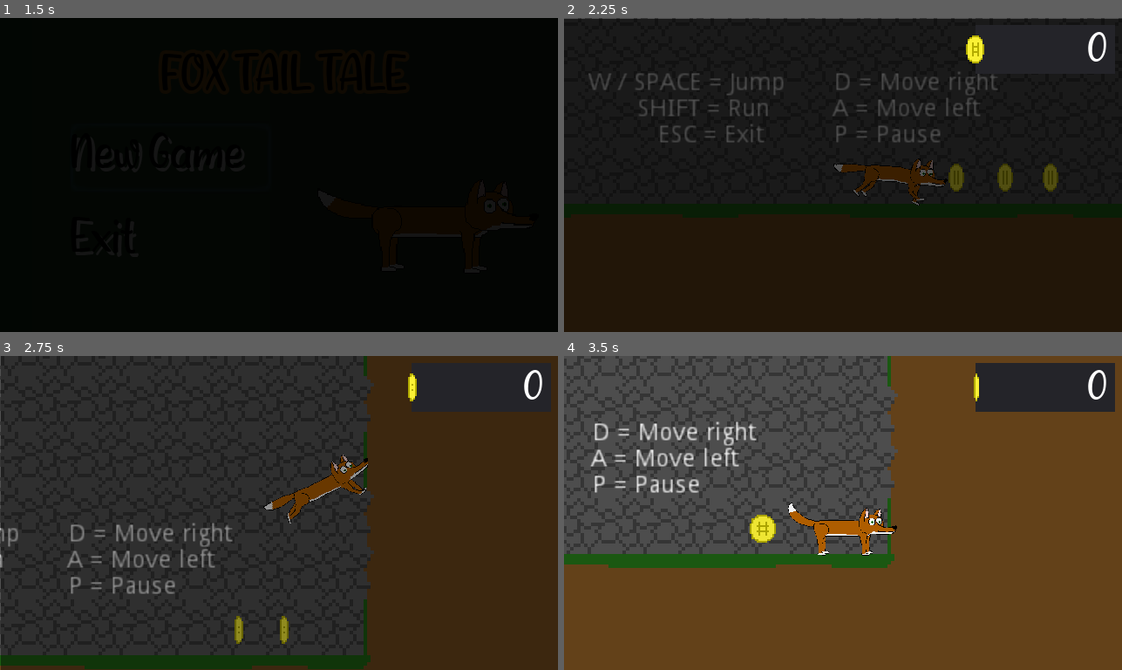
Above: before the commit, frames 1-4 (two rows, left to right).
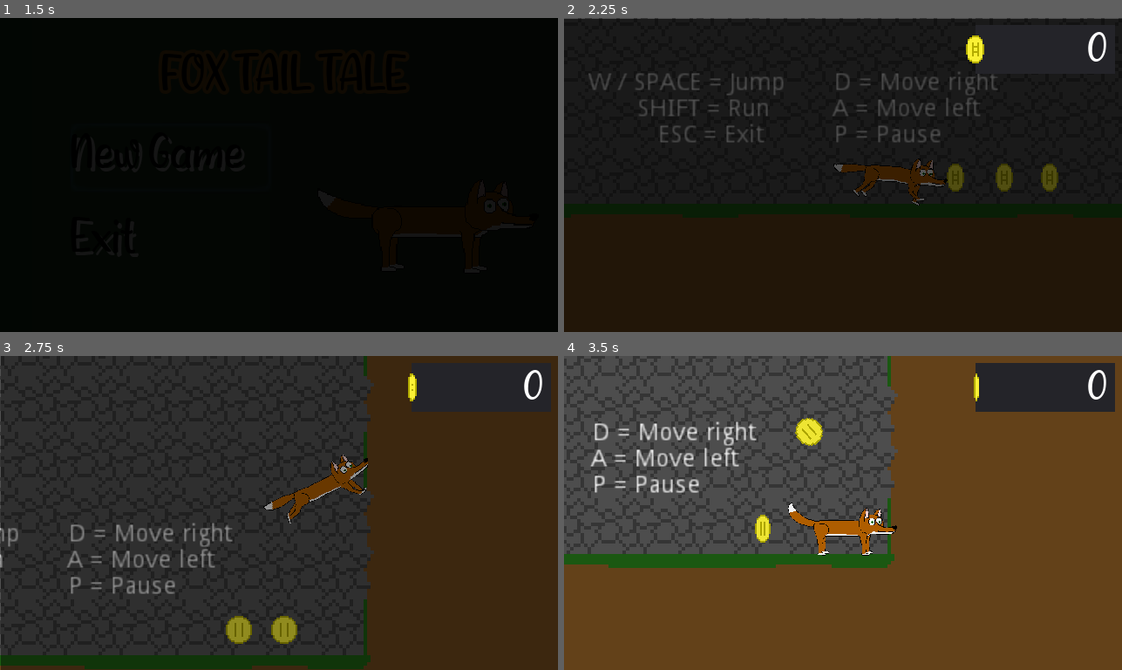
Above: after the commit, the same moments.

Repository: Apop85/Games
Game: Godot game, scene res://scenes/game.tscn
Two runs of this game, one before a commit and one after it. Both use one fixed random seed, a clock stepped at 60 frames per second and the inputs below.
Inputs:
- Up to frame 1 (1.5 s): click "New Game" at 0.5 s; click "New Game" at 1.25 s
- Up to frame 2 (2.25 s): hold Right (right) from 2.03 s (still down); hold Shift (run) from 2.03 s (still down)
- Up to frame 3 (2.75 s): keep holding Right (right); keep holding Shift (run); tap Space (jump) at 2.27 s
- Up to frame 4 (3.5 s): release Right (right) at 2.78 s; release Shift (run) at 2.78 s; hold S (down) from 2.78 s (still down); tap Shift (run) at 2.85 s; tap Space (jump) at 3.02 s

Frame 1 is identical in both runs. In frame 2, less than 0.1% of the frame differs, in the area x 68-87%, y 46-56%; in frame 3, 0.5%; in frame 4, 0.6%, in the area x 33-47%, y 19-60%.
Error before the commit: Invalid set index 'emitting' (on base: 'null instance') with value of type 'bool'. (res://scripts/Collect.gd:21)
Error after the commit: Invalid get index 'score' (on base: 'Node (globalVariables.gd)'). (res://scripts/Collect.gd:56)

Commit message:
Update FTT

Diff:
--- a/GoDot/FoxTailTale/scenes/Objects/Coin.tscn
+++ b/GoDot/FoxTailTale/scenes/Objects/Coin.tscn
@@ -21,6 +21,30 @@
 "speed": 5.0
 } ]
 
+[sub_resource type="ParticlesMaterial" id=3]
+flag_disable_z = true
+gravity = Vector3( 0, -95, 0 )
+angular_velocity = 180.0
+angular_velocity_random = 1.0
+orbit_velocity = 0.0
+orbit_velocity_random = 0.0
+
+[sub_resource type="AnimatedTexture" id=4]
+frames = 7
+frame_0/texture = ExtResource( 5 )
+frame_1/texture = ExtResource( 2 )
+frame_1/delay_sec = 0.0
+frame_2/texture = ExtResource( 4 )
+frame_2/delay_sec = 0.0
+frame_3/texture = ExtResource( 3 )
+frame_3/delay_sec = 0.0
+frame_4/texture = ExtResource( 1 )
+frame_4/delay_sec = 0.0
+frame_5/texture = ExtResource( 6 )
+frame_5/delay_sec = 0.0
+frame_6/texture = ExtResource( 7 )
+frame_6/delay_sec = 0.0
+
 [node name="Coin" type="Node2D"]
 script = ExtResource( 8 )
 
@@ -32,10 +56,20 @@
 [node name="AnimatedSprite" type="AnimatedSprite" parent="HitBox"]
 position = Vector2( 0.557442, 0 )
 frames = SubResource( 2 )
-frame = 4
+frame = 6
 speed_scale = 1.5
 playing = true
 
 [node name="AudioPlayer" type="AudioStreamPlayer2D" parent="."]
 stream = ExtResource( 9 )
+
+[node name="Particles2D" type="Particles2D" parent="."]
+emitting = false
+amount = 1
+lifetime = 1.2
+one_shot = true
+speed_scale = 3.5
+explosiveness = 1.0
+process_material = SubResource( 3 )
+texture = SubResource( 4 )
 [connection signal="body_entered" from="HitBox" to="." method="_on_HitBox_body_entered"]
--- a/GoDot/FoxTailTale/scenes/levels/Level2.tscn
+++ b/GoDot/FoxTailTale/scenes/levels/Level2.tscn
@@ -630,16 +630,16 @@
 } ]
 1/z_index = 0
 
-[sub_resource type="ShaderMaterial" id=54]
+[sub_resource type="ShaderMaterial" id=53]
 shader = ExtResource( 14 )
 shader_param/blue_tint = Color( 0.117647, 0.784314, 1, 1 )
-shader_param/sprite_scale = Vector2( 50, 50 )
+shader_param/sprite_scale = Vector2( 120, 50 )
 shader_param/scale_x = 0.08
 
-[sub_resource type="ConvexPolygonShape2D" id=55]
-points = PoolVector2Array( 0, 0, 16, 0, 16, 16, 0, 16 )
-
-[sub_resource type="TileSet" id=56]
+[sub_resource type="ConvexPolygonShape2D" id=54]
+points = PoolVector2Array( 0, 0, 16, 0, 16, 16, 0, 16 )
+
+[sub_resource type="TileSet" id=55]
 0/name = "submarine_sprites.png 0"
 0/texture = ExtResource( 7 )
 0/tex_offset = Vector2( 0, 0 )
@@ -726,9 +726,9 @@
 position = Vector2( 1199.73, 352.157 )
 
 [node name="Water" type="TileMap" parent="."]
-material = SubResource( 54 )
+material = SubResource( 53 )
 z_index = 3
-tile_set = SubResource( 56 )
+tile_set = SubResource( 55 )
 cell_size = Vector2( 16, 16 )
 collision_layer = 2
 collision_mask = 2
@@ -1362,16 +1362,14 @@
 
 [node name="AnimatedSprite" type="AnimatedSprite" parent="Objects/Plants"]
 position = Vector2( 980.074, 473.801 )
-frames = SubResource( 58 )
-frame = 1
+frames = SubResource( 57 )
 speed_scale = 0.5
 playing = true
 
 [node name="AnimatedSprite5" type="AnimatedSprite" parent="Objects/Plants"]
 position = Vector2( 1033.44, 476.441 )
 scale = Vector2( 0.87, 0.87 )
-frames = SubResource( 58 )
-frame = 1
+frames = SubResource( 57 )
 speed_scale = 0.5
 playing = true
 flip_h = true
@@ -1379,15 +1377,15 @@
 [node name="AnimatedSprite2" type="AnimatedSprite" parent="Objects/Plants"]
 position = Vector2( 1015.68, 478.91 )
 scale = Vector2( 0.75, 0.75 )
-frames = SubResource( 58 )
-frame = 1
+frames = SubResource( 57 )
+frame = 2
 speed_scale = 0.35
 playing = true
 
 [node name="AnimatedSprite3" type="AnimatedSprite" parent="Objects/Plants"]
 position = Vector2( 1007.65, 484.956 )
 scale = Vector2( 0.5, 0.5 )
-frames = SubResource( 58 )
+frames = SubResource( 57 )
 frame = 3
 speed_scale = 0.56
 playing = true
@@ -1396,23 +1394,22 @@
 [node name="AnimatedSprite4" type="AnimatedSprite" parent="Objects/Plants"]
 position = Vector2( 1024.68, 480.91 )
 scale = Vector2( 0.66, 0.66 )
-frames = SubResource( 58 )
+frames = SubResource( 57 )
+frame = 2
 speed_scale = 0.44
 playing = true
 flip_h = true
 
 [node name="AnimatedSprite6" type="AnimatedSprite" parent="Objects/Plants"]
 position = Vector2( 1045.68, 472.91 )
-frames = SubResource( 58 )
-frame = 1
+frames = SubResource( 57 )
 speed_scale = 0.5
 playing = true
 
 [node name="AnimatedSprite7" type="AnimatedSprite" parent="Objects/Plants"]
 position = Vector2( 1078.44, 476.441 )
 scale = Vector2( 0.87, 0.87 )
-frames = SubResource( 58 )
-frame = 1
+frames = SubResource( 57 )
 speed_scale = 0.5
 playing = true
 flip_h = true
@@ -1420,7 +1417,8 @@
 [node name="AnimatedSprite8" type="AnimatedSprite" parent="Objects/Plants"]
 position = Vector2( 1060.68, 478.91 )
 scale = Vector2( 0.75, 0.75 )
-frames = SubResource( 58 )
+frames = SubResource( 57 )
+frame = 1
 speed_scale = 0.35
 playing = true
 flip_h = true
@@ -1437,15 +1435,16 @@
 [node name="AnimatedSprite10" type="AnimatedSprite" parent="Objects/Plants"]
 position = Vector2( 1069.68, 480.91 )
 scale = Vector2( 0.66, 0.66 )
-frames = SubResource( 58 )
-frame = 3
+frames = SubResource( 57 )
+frame = 1
 speed_scale = 0.44
 playing = true
 
 [node name="AnimatedSprite12" type="AnimatedSprite" parent="Objects/Plants"]
 position = Vector2( 942.509, 476.772 )
 scale = Vector2( 0.87, 0.87 )
-frames = SubResource( 58 )
+frames = SubResource( 57 )
+frame = 3
 speed_scale = 0.5
 playing = true
 flip_h = true
@@ -1453,14 +1452,15 @@
 [node name="AnimatedSprite13" type="AnimatedSprite" parent="Objects/Plants"]
 position = Vector2( 924.744, 479.241 )
 scale = Vector2( 0.75, 0.75 )
-frames = SubResource( 58 )
+frames = SubResource( 57 )
+frame = 1
 speed_scale = 0.35
 playing = true
 
 [node name="AnimatedSprite14" type="AnimatedSprite" parent="Objects/Plants"]
 position = Vector2( 916.721, 485.287 )
 scale = Vector2( 0.5, 0.5 )
-frames = SubResource( 58 )
+frames = SubResource( 57 )
 frame = 2
 speed_scale = 0.56
 playing = true
@@ -1469,22 +1469,24 @@
 [node name="AnimatedSprite15" type="AnimatedSprite" parent="Objects/Plants"]
 position = Vector2( 933.744, 481.241 )
 scale = Vector2( 0.66, 0.66 )
-frames = SubResource( 58 )
-frame = 3
+frames = SubResource( 57 )
+frame = 1
 speed_scale = 0.44
 playing = true
 flip_h = true
 
 [node name="AnimatedSprite16" type="AnimatedSprite" parent="Objects/Plants"]
 position = Vector2( 954.744, 473.241 )
-frames = SubResource( 58 )
+frames = SubResource( 57 )
+frame = 3
 speed_scale = 0.5
 playing = true
 
 [node name="AnimatedSprite17" type="AnimatedSprite" parent="Objects/Plants"]
 position = Vector2( 987.509, 476.772 )
 scale = Vector2( 0.87, 0.87 )
-frames = SubResource( 58 )
+frames = SubResource( 57 )
+frame = 3
 speed_scale = 0.5
 playing = true
 flip_h = true
@@ -1492,8 +1494,7 @@
 [node name="AnimatedSprite18" type="AnimatedSprite" parent="Objects/Plants"]
 position = Vector2( 969.744, 479.241 )
 scale = Vector2( 0.75, 0.75 )
-frames = SubResource( 58 )
-frame = 3
+frames = SubResource( 57 )
 speed_scale = 0.35
 playing = true
 flip_h = true
@@ -1510,24 +1511,21 @@
 [node name="AnimatedSprite20" type="AnimatedSprite" parent="Objects/Plants"]
 position = Vector2( 1000.13, 481.575 )
 scale = Vector2( 0.66, 0.66 )
-frames = SubResource( 58 )
-frame = 2
+frames = SubResource( 57 )
 speed_scale = 0.44
 playing = true
 
 [node name="AnimatedSprite11" type="AnimatedSprite" parent="Objects/Plants"]
 position = Vector2( 830.676, 476.91 )
 scale = Vector2( 0.85, 0.85 )
-frames = SubResource( 58 )
-frame = 1
+frames = SubResource( 57 )
 speed_scale = 0.5
 playing = true
 
 [node name="AnimatedSprite21" type="AnimatedSprite" parent="Objects/Plants"]
 position = Vector2( 863.441, 476.441 )
 scale = Vector2( 0.87, 0.87 )
-frames = SubResource( 58 )
-frame = 1
+frames = SubResource( 57 )
 speed_scale = 0.5
 playing = true
 flip_h = true
@@ -1535,14 +1533,15 @@
 [node name="AnimatedSprite22" type="AnimatedSprite" parent="Objects/Plants"]
 position = Vector2( 845.676, 478.91 )
 scale = Vector2( 0.75, 0.75 )
-frames = SubResource( 58 )
+frames = SubResource( 57 )
+frame = 1
 speed_scale = 0.35
 playing = true
 
 [node name="AnimatedSprite23" type="AnimatedSprite" parent="Objects/Plants"]
 position = Vector2( 837.653, 484.956 )
 scale = Vector2( 0.5, 0.5 )
-frames = SubResource( 58 )
+frames = SubResource( 57 )
 frame = 2
 speed_scale = 0.56
 playing = true
@@ -1551,24 +1550,22 @@
 [node name="AnimatedSprite24" type="AnimatedSprite" parent="Objects/Plants"]
 position = Vector2( 854.676, 480.91 )
 scale = Vector2( 0.66, 0.66 )
-frames = SubResource( 58 )
-frame = 3
+frames = SubResource( 57 )
+frame = 1
 speed_scale = 0.44
 playing = true
 flip_h = true
 
 [node name="AnimatedSprite25" type="AnimatedSprite" parent="Objects/Plants"]
 position = Vector2( 875.676, 472.91 )
-frames = SubResource( 58 )
-frame = 1
+frames = SubResource( 57 )
 speed_scale = 0.5
 playing = true
 
 [node name="AnimatedSprite26" type="AnimatedSprite" parent="Objects/Plants"]
 position = Vector2( 908.441, 476.441 )
 scale = Vector2( 0.87, 0.87 )
-frames = SubResource( 58 )
-frame = 1
+frames = SubResource( 57 )
 speed_scale = 0.5
 playing = true
 flip_h = true
@@ -1576,8 +1573,7 @@
 [node name="AnimatedSprite27" type="AnimatedSprite" parent="Objects/Plants"]
 position = Vector2( 890.676, 478.91 )
 scale = Vector2( 0.75, 0.75 )
-frames = SubResource( 58 )
-frame = 3
+frames = SubResource( 57 )
 speed_scale = 0.35
 playing = true
 flip_h = true
@@ -1594,15 +1590,15 @@
 [node name="AnimatedSprite29" type="AnimatedSprite" parent="Objects/Plants"]
 position = Vector2( 899.676, 480.91 )
 scale = Vector2( 0.66, 0.66 )
-frames = SubResource( 58 )
-frame = 2
+frames = SubResource( 57 )
 speed_scale = 0.44
 playing = true
 
 [node name="AnimatedSprite30" type="AnimatedSprite" parent="Objects/Plants"]
 position = Vector2( 772.509, 476.772 )
 scale = Vector2( 0.87, 0.87 )
-frames = SubResource( 58 )
+frames = SubResource( 57 )
+frame = 3
 speed_scale = 0.5
 playing = true
 flip_h = true
@@ -1610,14 +1606,15 @@
 [node name="AnimatedSprite31" type="AnimatedSprite" parent="Objects/Plants"]
 position = Vector2( 754.744, 479.241 )
 scale = Vector2( 0.75, 0.75 )
-frames = SubResource( 58 )
+frames = SubResource( 57 )
+frame = 1
 speed_scale = 0.35
 playing = true
 
 [node name="AnimatedSprite32" type="AnimatedSprite" parent="Objects/Plants"]
 position = Vector2( 746.721, 485.287 )
 scale = Vector2( 0.5, 0.5 )
-frames = SubResource( 58 )
+frames = SubResource( 57 )
 frame = 2
 speed_scale = 0.56
 playing = true
@@ -1626,8 +1623,7 @@
 [node name="AnimatedSprite33" type="AnimatedSprite" parent="Objects/Plants"]
 position = Vector2( 763.744, 481.241 )
 scale = Vector2( 0.66, 0.66 )
-frames = SubResource( 58 )
-frame = 2
+frames = SubResource( 57 )
 speed_scale = 0.44
 playing = true
 flip_h = true
@@ -1635,8 +1631,8 @@
 [node name="AnimatedSprite44" type="AnimatedSprite" parent="Objects/Plants"]
 position = Vector2( 689.738, 477.302 )
 scale = Vector2( 0.87, 0.87 )
-frames = SubResource( 58 )
-frame = 3
+frames = SubResource( 57 )
+frame = 2
 speed_scale = 0.5
 playing = true
 flip_h = true
@@ -1644,22 +1640,23 @@
 [node name="AnimatedSprite45" type="AnimatedSprite" parent="Objects/Plants"]
 position = Vector2( 680.974, 481.771 )
 scale = Vector2( 0.66, 0.66 )
-frames = SubResource( 58 )
-frame = 2
+frames = SubResource( 57 )
 speed_scale = 0.44
 playing = true
 flip_h = true
 
 [node name="AnimatedSprite34" type="AnimatedSprite" parent="Objects/Plants"]
 position = Vector2( 784.744, 473.241 )
-frames = SubResource( 58 )
+frames = SubResource( 57 )
+frame = 3
 speed_scale = 0.5
 playing = true
 
 [node name="AnimatedSprite35" type="AnimatedSprite" parent="Objects/Plants"]
 position = Vector2( 817.509, 476.772 )
 scale = Vector2( 0.87, 0.87 )
-frames = SubResource( 58 )
+frames = SubResource( 57 )
+frame = 3
 speed_scale = 0.5
 playing = true
 flip_h = true
@@ -1667,8 +1664,7 @@
 [node name="AnimatedSprite36" type="AnimatedSprite" parent="Objects/Plants"]
 position = Vector2( 799.744, 479.241 )
 scale = Vector2( 0.75, 0.75 )
-frames = SubResource( 58 )
-frame = 3
+frames = SubResource( 57 )
 speed_scale = 0.35
 playing = true
 flip_h = true
@@ -1685,29 +1681,31 @@
 [node name="AnimatedSprite38" type="AnimatedSprite" parent="Objects/Plants"]
 position = Vector2( 808.744, 481.241 )
 scale = Vector2( 0.66, 0.66 )
-frames = SubResource( 58 )
-frame = 1
+frames = SubResource( 57 )
+frame = 3
 speed_scale = 0.44
 playing = true
 
 [node name="AnimatedSprite39" type="AnimatedSprite" parent="Objects/Plants"]
 position = Vector2( 724.676, 479.91 )
 scale = Vector2( 0.7, 0.7 )
-frames = SubResource( 58 )
+frames = SubResource( 57 )
+frame = 3
 speed_scale = 0.5
 playing = true
 
 [node name="AnimatedSprite40" type="AnimatedSprite" parent="Objects/Plants"]
 position = Vector2( 739.676, 478.91 )
 scale = Vector2( 0.75, 0.75 )
-frames = SubResource( 58 )
+frames = SubResource( 57 )
+frame = 1
 speed_scale = 0.35
 playing = true
 
 [node name="AnimatedSprite41" type="AnimatedSprite" parent="Objects/Plants"]
 position = Vector2( 731.653, 484.956 )
 scale = Vector2( 0.5, 0.5 )
-frames = SubResource( 58 )
+frames = SubResource( 57 )
 frame = 1
 speed_scale = 0.56
 playing = true
@@ -1716,8 +1714,8 @@
 [node name="AnimatedSprite42" type="AnimatedSprite" parent="Objects/Plants"]
 position = Vector2( 711.509, 476.772 )
 scale = Vector2( 0.87, 0.87 )
-frames = SubResource( 58 )
-frame = 3
+frames = SubResource( 57 )
+frame = 2
 speed_scale = 0.5
 playing = true
 flip_h = true
@@ -1725,8 +1723,8 @@
 [node name="AnimatedSprite43" type="AnimatedSprite" parent="Objects/Plants"]
 position = Vector2( 702.744, 481.241 )
 scale = Vector2( 0.66, 0.66 )
-frames = SubResource( 58 )
-frame = 1
+frames = SubResource( 57 )
+frame = 3
 speed_scale = 0.44
 playing = true
 
Not shown: 1 places in GoDot/FoxTailTale/scenes/Objects/Coin.tscn that only renumber resources
Not shown: 7 places in GoDot/FoxTailTale/scenes/levels/Level2.tscn that only renumber resources
